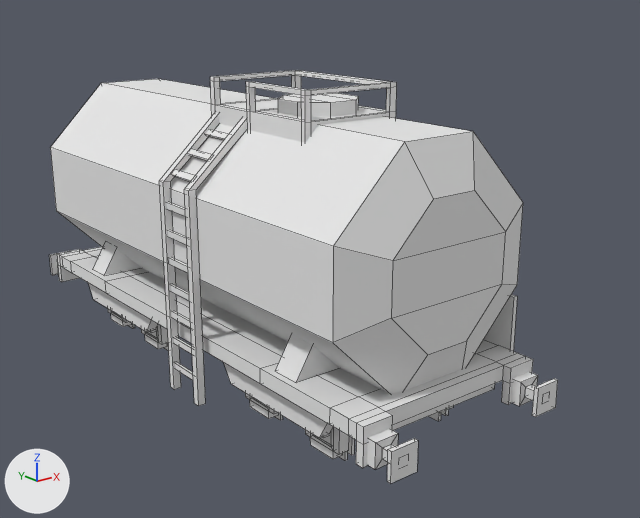
An edit to the Blender file moretrains_industrial/blend/moretrains_wagon_tank.blend, drawn before and after from the same camera.
Camera for both pictures: a 50 mm camera at (-37.2, -54.5, 25.5) aimed at (3.1, -4.2, 5.3). Every picture has the same lights, and +X, +Y and +Z are marked at lower left. Mesh edges are drawn as thin lines.

Names of what the first picture shows: 'moretrains_wagon_tank'.
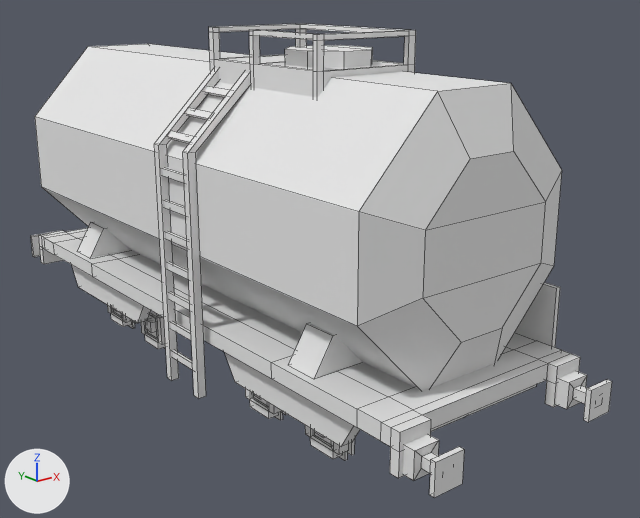
Where the newer file only moved an object's origin or applied its transform, the numbers keep the older frame.

What differs and where, as boxes (x1, y1, x2, y2) in the pictures (640 x 518 px; the box of a moved part takes in the faces that stretch with it):
'moretrains_wagon_tank', reshaped (14% wider, 15% taller): before (50, 70, 558, 483); after (31, 24, 612, 498)
part 1 of me_cube_014, moved or reshaped: before (484, 294, 518, 352); after (515, 282, 560, 348)
part 2 of me_cube_014, moved or reshaped: before (210, 70, 397, 143); after (209, 24, 416, 97)
part 3 of me_cube_014, moved or reshaped: before (278, 93, 359, 117); after (285, 45, 373, 68)
part 4 of me_cube_014, moved or reshaped: before (184, 118, 246, 406); after (183, 73, 250, 399)
part 5 of me_cube_014, moved or reshaped: before (159, 113, 219, 390); after (154, 68, 219, 380)
part 6 of me_cube_014, moved or reshaped: before (175, 362, 193, 380); after (172, 350, 193, 370)
part 7 of me_cube_014, moved or reshaped: before (174, 337, 192, 354); after (170, 321, 191, 340)
part 8 of me_cube_014, moved or reshaped: before (172, 311, 191, 328); after (169, 292, 190, 310)
part 9 of me_cube_014, moved or reshaped: before (171, 284, 190, 301); after (167, 262, 188, 279)
part 10 of me_cube_014, moved or reshaped: before (169, 257, 188, 273); after (166, 231, 187, 248)
part 11 of me_cube_014, moved or reshaped: before (168, 230, 187, 245); after (164, 200, 186, 216)
part 12 of me_cube_014, moved or reshaped: before (166, 202, 186, 216); after (162, 168, 184, 183)
part 13 of me_cube_014, moved or reshaped: before (172, 169, 196, 182); after (168, 131, 194, 144)
part 14 of me_cube_014, moved or reshaped: before (188, 149, 212, 161); after (186, 108, 213, 120)
part 15 of me_cube_014, moved or reshaped: before (206, 129, 229, 140); after (204, 86, 230, 97)
part 16 of me_cube_014, moved or reshaped: before (50, 251, 67, 275); after (31, 232, 50, 257)
part 17 of me_cube_014, moved or reshaped: before (367, 429, 398, 469); after (403, 434, 439, 481)
part 18 of me_cube_014, moved or reshaped: before (387, 438, 418, 483); after (429, 446, 464, 498)
part 19 of me_cube_014, moved or reshaped: before (511, 372, 538, 406); after (556, 371, 587, 409)
part 20 of me_cube_014, moved or reshaped: before (532, 379, 558, 417); after (583, 379, 612, 422)
part 21 of me_cube_014, moved or reshaped: before (50, 79, 523, 394); after (35, 44, 562, 390)
part 22 of me_cube_014, moved or reshaped: before (57, 243, 533, 468); after (38, 222, 580, 478)

What changed in the scene script:
```text
Change me_cube_014:
    used by ob_moretrains_wagon_tank; location = (0.0, 0.0, 0.0); rotation_euler = (0.0, 0.0, 3.142), in degrees (0, 0, 180)
    remove me_cube_014.from_pydata(...)  # 980 vertices, 837 faces; spans x -7.9..8.4, y -23.4..23.4, z -3.8..19.1
    add me_cube_014.from_pydata(...)  # 980 vertices, 837 faces; spans x -8.4..8.8, y -27.0..26.9, z -3.8..22.5
    me_cube_014 part 1: the loose piece of 8 vertices spanning x -7.8..-7.4, y 13.1..19.3, z 0.8..5.5 is scaled about its middle by (1.05, 1.15, 1.05), then moved by (-0.5, 2.5, 1.2)
    me_cube_014 part 2: the loose piece of 80 vertices spanning x -3.8..3.8, y 0.6..11.4, z 15.5..19.1 is scaled about its middle by (1.05, 1.1, 1.11), then moved by (-0.1, 0.8, 3.2)
    me_cube_014 part 3: the loose piece of 16 vertices spanning x -2.6..2.6, y 5.4..10.5, z 16.9..18.1 is scaled about its middle by (1.05, 1.1, 1.11), then moved by (-0.1, 1.0, 3.2)
    me_cube_014 part 4: the loose piece of 12 vertices spanning x 3.1..8.4, y 4.3..4.9, z -3.1..16.9 is scaled about its middle by (1.05, 1.1, 1.11), then moved by (0.2, 0.7, 2.0)
    me_cube_014 part 5: the loose piece of 12 vertices spanning x 3.1..8.4, y 0.9..1.5, z -3.1..16.9 is scaled about its middle by (1.05, 1.1, 1.11), then moved by (0.2, 0.3, 2.0)
    me_cube_014 part 6: the loose piece of 8 vertices spanning x 8.1..8.3, y 1.4..4.4, z -1.5..-1.0 is scaled about its middle by (1.05, 1.1, 1.11), then moved by (0.4, 0.5, 1.1)
    me_cube_014 part 7: the loose piece of 8 vertices spanning x 7.9..8.3, y 1.4..4.4, z 0.5..1.0 is scaled about its middle by (1.05, 1.1, 1.11), then moved by (0.4, 0.5, 1.4)
    me_cube_014 part 8: the loose piece of 8 vertices spanning x 7.9..8.3, y 1.4..4.4, z 2.5..3.0 is scaled about its middle by (1.05, 1.1, 1.11), then moved by (0.4, 0.5, 1.6)
    me_cube_014 part 9: the loose piece of 8 vertices spanning x 7.9..8.3, y 1.4..4.4, z 4.5..5.0 is scaled about its middle by (1.05, 1.1, 1.11), then moved by (0.4, 0.5, 1.8)
    me_cube_014 part 10: the loose piece of 8 vertices spanning x 7.9..8.3, y 1.4..4.4, z 6.5..7.0 is scaled about its middle by (1.05, 1.1, 1.11), then moved by (0.4, 0.5, 2.0)
    me_cube_014 part 11: the loose piece of 8 vertices spanning x 7.9..8.3, y 1.4..4.4, z 8.5..9.0 is scaled about its middle by (1.05, 1.1, 1.11), then moved by (0.4, 0.5, 2.2)
    me_cube_014 part 12: the loose piece of 8 vertices spanning x 7.9..8.3, y 1.4..4.4, z 10.5..11.0 is scaled about its middle by (1.05, 1.1, 1.11), then moved by (0.4, 0.5, 2.5)
    me_cube_014 part 13: the loose piece of 8 vertices spanning x 7.3..7.8, y 1.4..4.4, z 12.7..13.2 is scaled about its middle by (1.05, 1.1, 1.11), then moved by (0.3, 0.5, 2.7)
    me_cube_014 part 14: the loose piece of 8 vertices spanning x 5.9..6.4, y 1.4..4.4, z 14.0..14.5 is scaled about its middle by (1.05, 1.1, 1.11), then moved by (0.2, 0.5, 2.8)
    me_cube_014 part 15: the loose piece of 8 vertices spanning x 4.5..5.0, y 1.4..4.4, z 15.2..15.7 is scaled about its middle by (1.05, 1.1, 1.11), then moved by (0.2, 0.5, 3.0)
    me_cube_014 part 16: the loose piece of 8 vertices spanning x 5.3..7.3, y -23.4..-23.1, z -0.9..1.1 is moved by (0.3, -3.6, 1.0)
    me_cube_014 part 17: the loose piece of 16 vertices spanning x 5.4..7.1, y 21.0..23.3, z -0.8..0.9 is scaled about its middle by (1.05, 1.15, 1.05), then moved by (0.3, 3.4, 1.0)
    me_cube_014 part 18: the loose piece of 8 vertices spanning x 5.3..7.3, y 23.1..23.4, z -0.9..1.1 is moved by (0.3, 3.5, 1.0)
    me_cube_014 part 19: the loose piece of 16 vertices spanning x -7.1..-5.4, y 21.0..23.3, z -0.8..0.9 is scaled about its middle by (1.05, 1.15, 1.05), then moved by (-0.4, 3.4, 1.0)
    me_cube_014 part 20: the loose piece of 8 vertices spanning x -7.3..-5.3, y 23.1..23.4, z -0.9..1.1 is moved by (-0.4, 3.5, 1.0)
    me_cube_014 part 21: the loose piece of 32 vertices spanning x -7.9..7.9, y -20.4..20.4, z 1.1..17.0 is scaled about its middle by (1.05, 1.12, 1.11), then moved by (-0.1, 0.2, 2.1)
    me_cube_014 part 22: 164 of 980 vertices moved; they spanned x -7.4..7.4, y -21.2..21.2, z -1.7..4.0 and now span x -7.9..7.7, y -24.5..24.4, z -1.6..5.2; mean shift (-0.1, 0.0, 1.0); largest move (-4.6, -19.4, 1.0) -> (-5.0, -22.7, 2.0)
```
